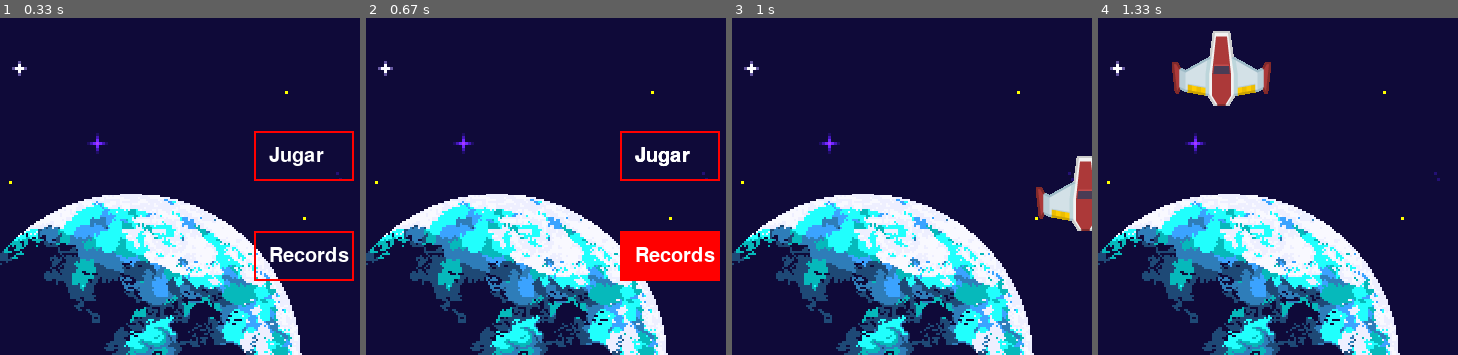
Above: before the commit, frames 1-4 (left to right).
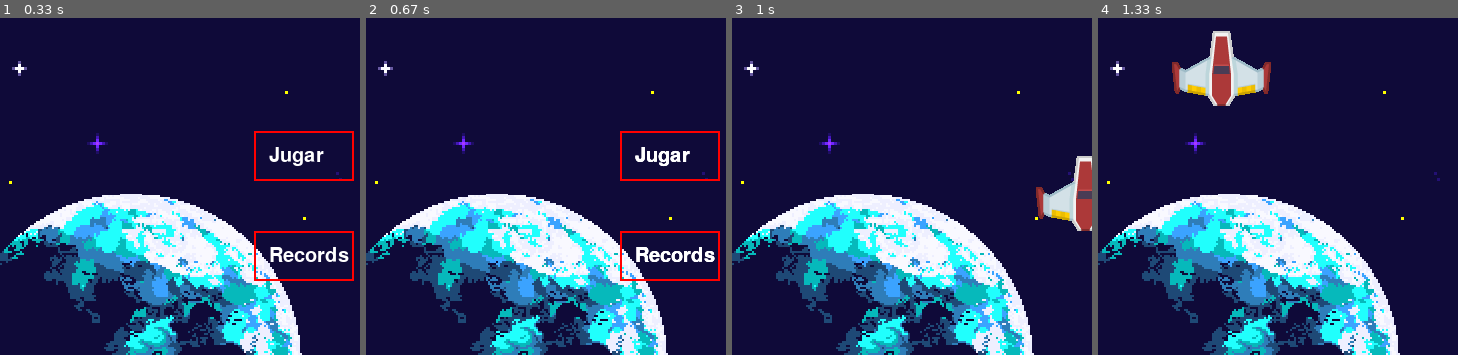
Above: after the commit, the same moments.

Repository: lingwey/juego-de-destruir-meteoros-en-pygame
Game: pygame game, started from destruirMeteoritos.py
Same seed, same stepped clock (60 frames per second), same inputs: the game is played once before the commit and once after it.
Inputs (mouse positions are % of the whole screen's width and height, from its top left):
- Up to frame 1 (0.33 s): no input
- Up to frame 2 (0.67 s): press the mouse at (49, 48) at 0.37 s; move the mouse to (51, 64) at 0.47 s; release the mouse at (53, 80) at 0.6 s
- Up to frame 3 (1 s): click "Jugar" at 0.8 s
- Up to frame 4 (1.33 s): click (17, 15) at 1.12 s
The pictures show only the part of the screen within x 6-56%, y 13-63%; the shares and areas given below are measured in that part.

Frame 1 is identical in both runs. In frame 2, 3.3% of the frame differs, in the area x 71-98%, y 63-78%; in frame 3, nothing differs; in frame 4, nothing differs.

Commit message:
corrije error visual en el menu principal y agrega lista enlazada de puntaje

Diff:
--- a/menuPrincipal.py
+++ b/menuPrincipal.py
@@ -36,9 +36,9 @@
                 else:
                     pygame.draw.rect(ventana, rojo, opcionJugar, 2)
                 if opcionVerRecords.collidepoint(pygame.mouse.get_pos()):
-                    pygame.draw.rect(ventana, rojoHover, opcionVerRecords)
+                    pygame.draw.rect(ventana, rojoHover, opcionVerRecords, 2)
                 else:
-                    pygame.draw.rect(ventana, rojo, opcionVerRecords)
+                    pygame.draw.rect(ventana, rojo, opcionVerRecords, 2)
 
                 ventana.blit(textJugar, (315, 215))
                 ventana.blit(textRecords, (315, 315))
--- /dev/null
+++ b/registroPuntajes.py
@@ -0,0 +1,34 @@
+class nodoPuntaje ():
+    def __init__(self, nombre, puntaje):
+        self.nombre = nombre
+        self.puntaje = puntaje
+        self.siguiente = None
+
+class listaPuntaje ():
+    def __init__(self):
+        self.cabeza = None
+
+    def agregaPuntaje(self, nombre, puntaje):
+        nuevoPuntaje = nodoPuntaje(nombre, puntaje)
+        if not self.cabeza or puntaje > self.cabeza.puntaje:
+            nuevoPuntaje.siguiente = self.cabeza
+            self.cabeza = nuevoPuntaje
+        else:
+            actuactual = self.cabeza
+            while actuactual.siguiente and puntaje <= actuactual.siguiente.puntaje:
+                actuactual = actuactual.siguiente
+            nuevoPuntaje.siguiente = actuactual.siguiente
+            actuactual.siguiente = nuevoPuntaje
+
+    def mostrarPuntaje (self):
+        actual = self.cabeza
+        while actual:
+            print(f"Nombre: {actual.nombre}, Puntaje: {actual.puntaje}")
+            actual = actual.siguiente
+
+"""mejores = listaPuntaje()
+mejores.agregaPuntaje("ling", 500)
+mejores.agregaPuntaje("colmi", 470)
+mejores.agregaPuntaje("cuernos", 501)
+
+mejores.mostrarPuntaje()"""
